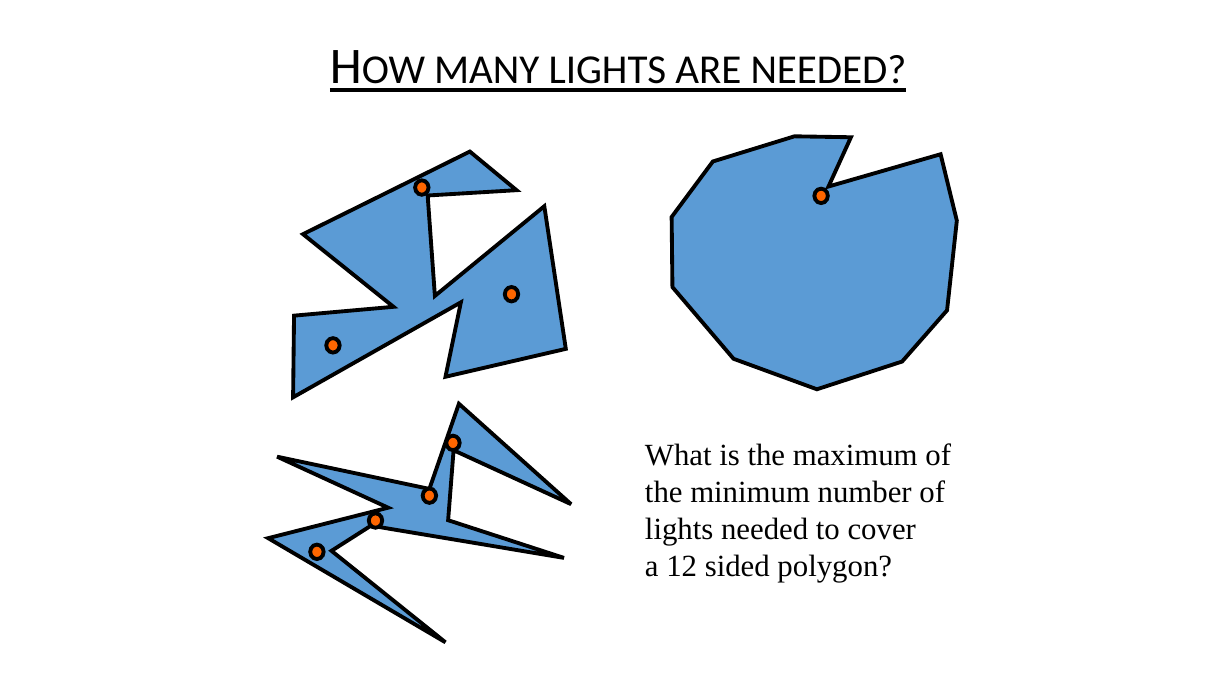
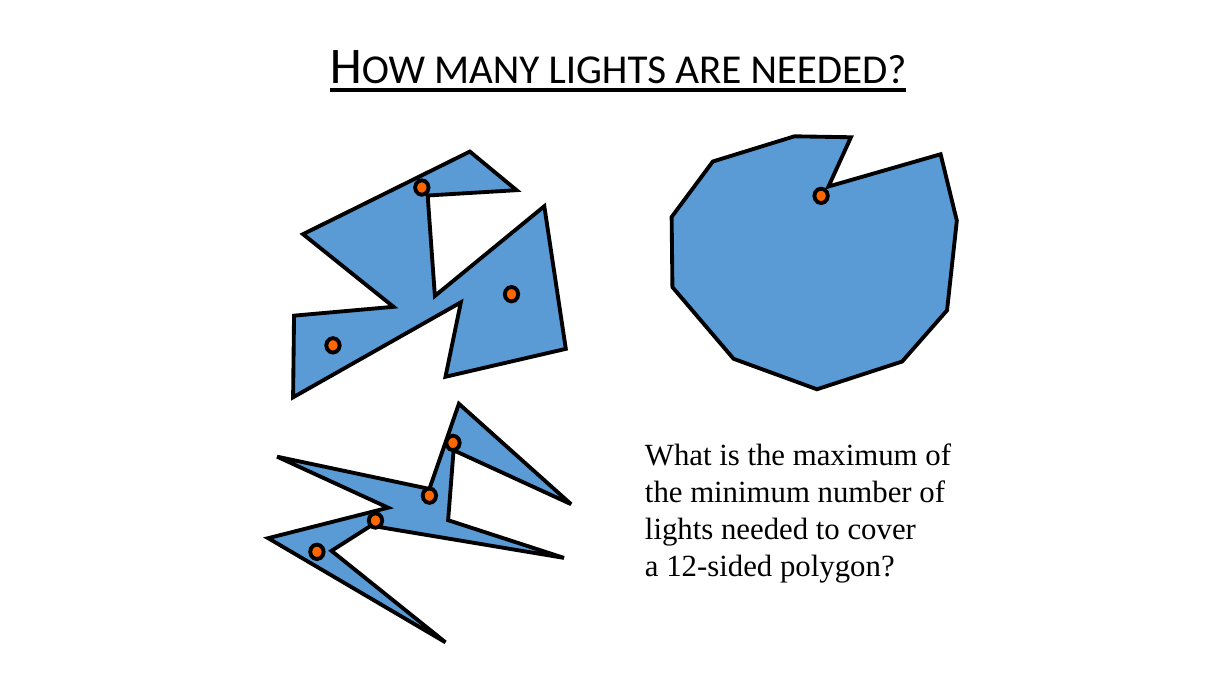
Before and after one commit to USFDataVisualization/Computational-Geometry-Lecture, a slide deck: slide 9 of M09-art_gallery_problem.pptx. Drawn at 1232x693 pixels with LibreOffice and Linux fonts; fonts in the diff are those of the drawing; background and template pictures are left out. Boxes give left, top, right and bottom in pixels: in the first picture for what was removed or moved away, otherwise in the second. Text is boxed around its words. In the diff, an @@ line names an element or a change of style, - is before the commit and + after.

```diff
--- a/M09-art_gallery_problem.pptx
+++ b/M09-art_gallery_problem.pptx
@@ text at (x1=645, y1=554, x2=895, y2=582): text changed @@
-a 12 sided polygon?
+a 12-sided polygon?
```
Also in this commit, not shown: 4 other slides changed, 10 slides removed, 33 other files.
